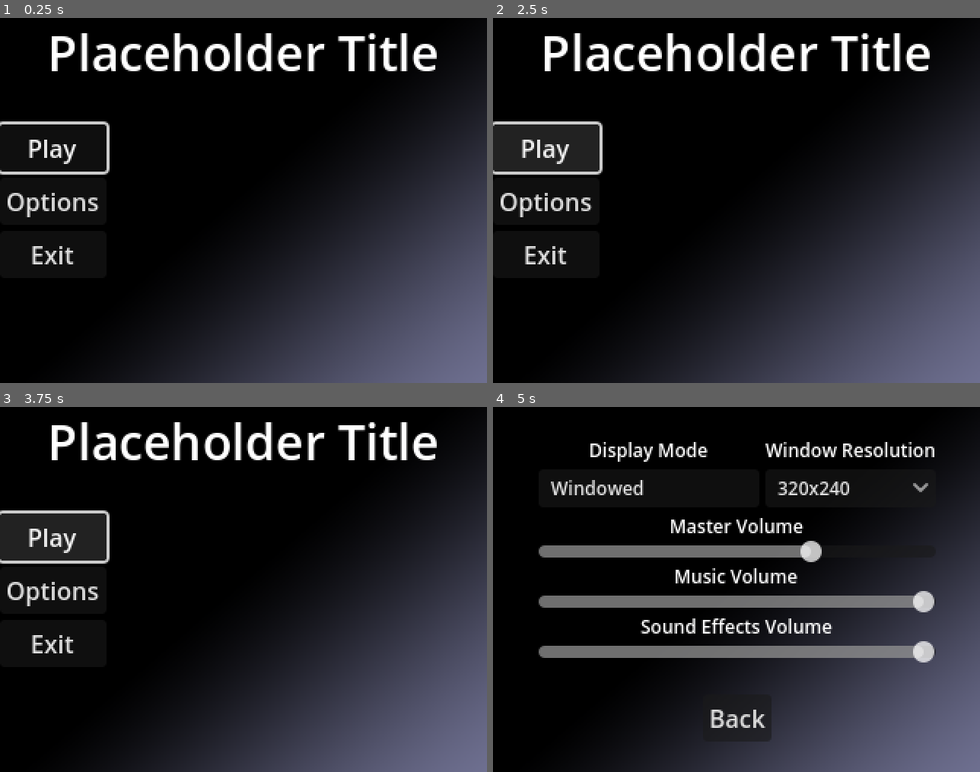
Above: before the commit, frames 1-4 (two rows, left to right).
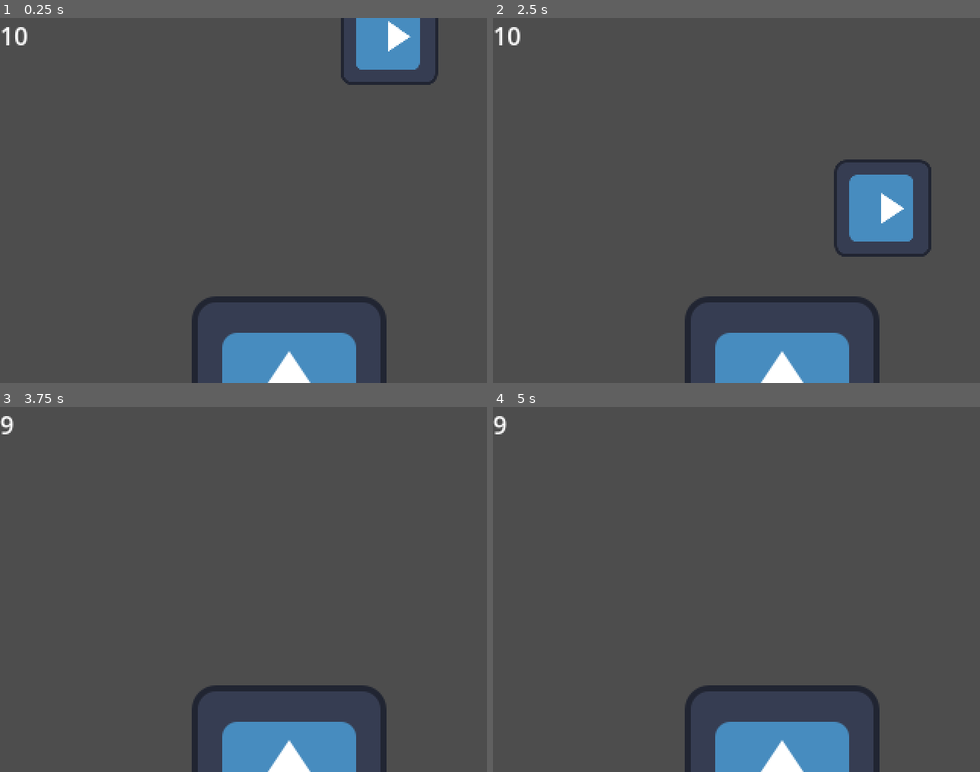
Above: after the commit, the same moments.

Repository: Sodaro/GMTKJam2024
Game: Godot game, scene res://world/world.tscn
Same seed, same stepped clock (60 frames per second), same inputs: the game is played once before the commit and once after it. Before the commit the project starts from res://core/main.tscn. The engine's default icon, where the game draws it, is replaced by a stand-in: a white triangle on a blue panel in a dark square.
Inputs (mouse positions are in pixels of both pictures, inside the frame that each line leads up to):
- Up to frame 1 (0.25 s): no input
- Up to frame 2 (2.5 s): click (546, 145) at 0.5 s, where only the run before the commit has a clickable "Play"; click (546, 145) at 1.25 s, where only the run before the commit has a clickable "Play"; click (546, 145) at 2 s, where only the run before the commit has a clickable "Play"
- Up to frame 3 (3.75 s): tap Enter at 3.5 s
- Up to frame 4 (5 s): click (546, 589) at 4.25 s, where only the run before the commit has a clickable "Options"

The runs differ from the first frame. In frame 1, 92% of the frame differs, in the area x 0-100%, y 0-100%; in frame 2, 91%; in frame 3, 92%; in frame 4, 92%.

Commit message:
changed default project scene

Diff:
--- a/project.godot
+++ b/project.godot
@@ -12,7 +12,7 @@
 
 config/name="GMTKJam2024"
 config/description="Submission for GMTK Game Jam 2024. Theme: Built to Expand"
-run/main_scene="res://core/main.tscn"
+run/main_scene="res://world/world.tscn"
 config/features=PackedStringArray("4.3", "Forward Plus")
 config/icon="res://icon.svg"
 
--- a/world/world.tscn
+++ b/world/world.tscn
@@ -21,10 +21,9 @@
 position = Vector2(55, 20)
 rotation = 1.5708
 
-[node name="CastleCore" parent="." node_paths=PackedStringArray("path_node") instance=ExtResource("3_g7xh2")]
+[node name="CastleCore" parent="." instance=ExtResource("3_g7xh2")]
 unique_name_in_owner = true
 position = Vector2(190, 247)
-path_node = NodePath("../Path2D")
 
 [node name="Control" type="Control" parent="."]
 layout_mode = 3
